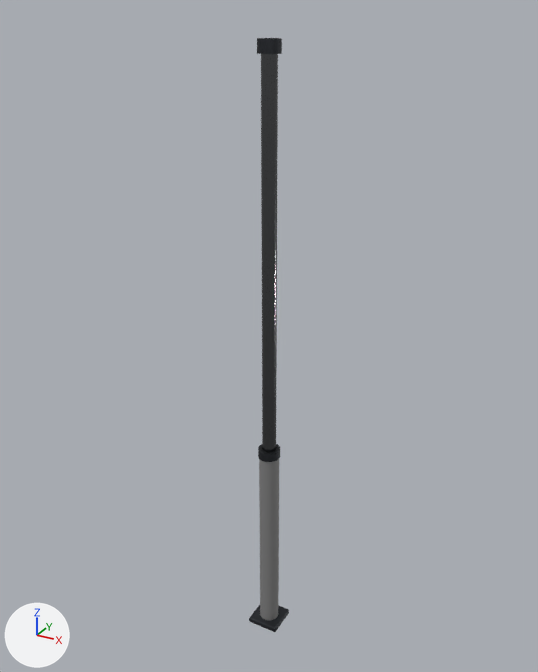
Before and after pictures for a commit that changed the glTF model MIGRACION/assets/models/estilo_mastil.glb.
Both versions are drawn from a 50 mm camera at (0.828, -1.507, 0.868) aimed at (-0.021, 0.037, 0.096). The lights are fixed; the arrows at lower left show +X, +Y and +Z. The older version comes first. Vertices at exactly the same position are counted once.

Objects in the first picture: 'b60x1620x60'.
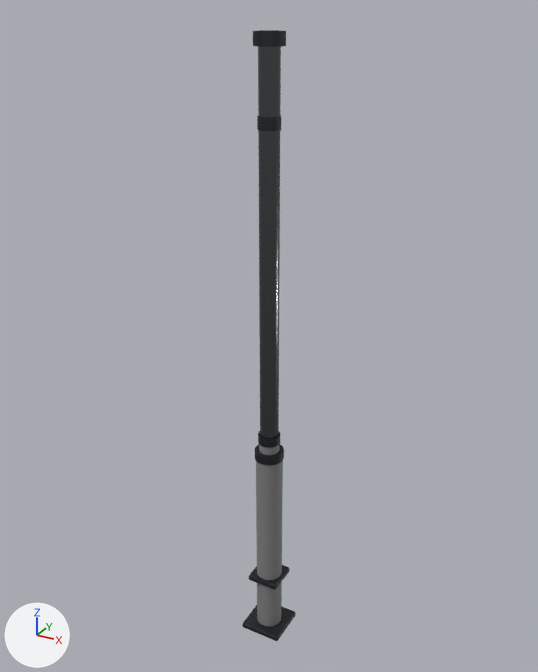
Location of each change, [x1, y1, x2, y2] in pixels of the pictures (538 x 672 px):
'b80x1650x80', added: after [242, 30, 296, 641]
    faces in mat_cromo: [258, 47, 281, 439]
    faces in mat_tinte: [256, 461, 283, 627]
    faces in mat_acero_oscuro: [242, 30, 296, 641]
'b60x1620x60', rescaled (20% shorter): before [249, 38, 289, 632]; after [249, 115, 290, 590]

The change, as a diff of the scene's bpy script:
```diff
--- a/MIGRACION/assets/models/estilo_mastil.glb.py
+++ b/MIGRACION/assets/models/estilo_mastil.glb.py
@@ me_b60x1620x60 @@
 # used by ob_b60x1620x60; location = (0.0, 0.0, 0.0)
-me_b60x1620x60.from_pydata(...)  # 340 vertices, 668 faces; spans x -0.04..0.04, y -0.04..0.04, z -0.81..0.81
+me_b60x1620x60.from_pydata(...)  # 340 vertices, 668 faces; spans x -0.04..0.04, y -0.04..0.04, z -0.65..0.65
+# me_b60x1620x60 part 1: the whole mesh is scaled about its middle by (1, 1, 0.801)
 me_b60x1620x60.materials.append(mat_cromo)
@@ me_b80x1650x80 @@
+me_b80x1650x80.from_pydata(...)  # 340 vertices, 668 faces; spans x -0.06..0.06, y -0.06..0.06, z -0.82..0.82
+# faces by material slot: [128, 144, 396]
+me_b80x1650x80.materials.append(mat_cromo)
+me_b80x1650x80.materials.append(mat_tinte)
+me_b80x1650x80.materials.append(mat_acero_oscuro)
@@ ob_b80x1650x80 @@
+ob_b80x1650x80 = bpy.data.objects.new('b80x1650x80', me_b80x1650x80)
+ob_b80x1650x80.location = (0.0, 0.0, 0.0)
```
